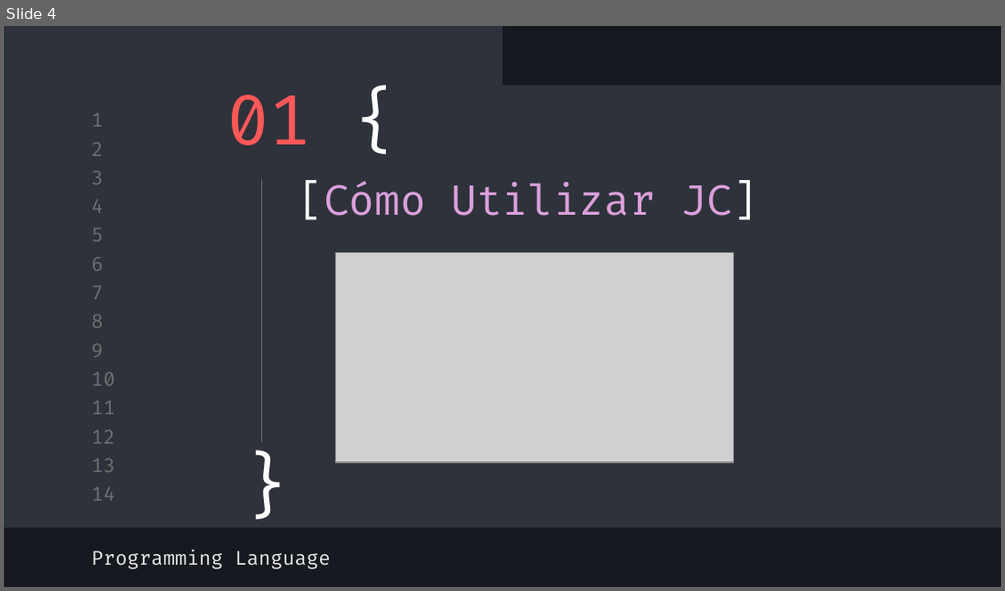
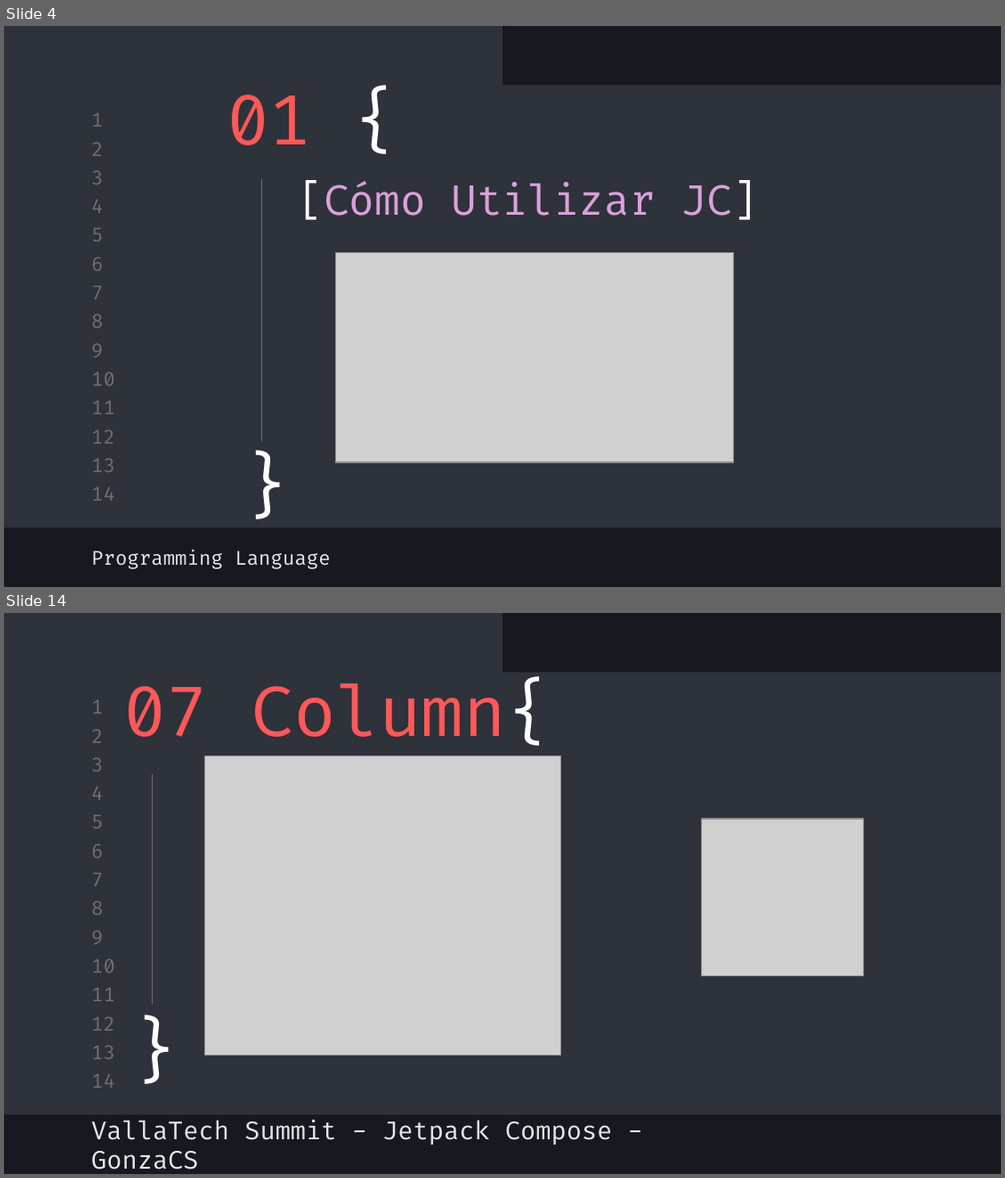
Before and after one commit to GonzaCS/vallaTechSummit-jetpack-compose, a slide deck: DevFest Jetpack Compose.pptx. Shown one above the other, each under a label of ours: slide 4 before the commit, slides 4 and 14 after it; the slides between them are not shown. The pictures are 1005x591 and 1005x1178 pixels, drawn with LibreOffice and Linux fonts; fonts in the diff are those of the drawing; grey boxes stand for pictures. Boxes give left, top, right and bottom in pixels: in the first picture for what was removed or moved away, otherwise in the second. Text is boxed around its words. In the diff, an @@ line names an element or a change of style, - is before the commit and + after.

```diff
--- a/DevFest Jetpack Compose.pptx
+++ b/DevFest Jetpack Compose.pptx
@@ slide 14 added at <box>4,613,1001,1174</box>, background #16191F; not listed: 16 template elements that a slide beside it also shows @@
@@ title added at <box>123,681,550,746</box>, 50 pt, text #FF5858 @@
+07 Column{
@@ picture added at <box>204,756,560,1055</box> @@
@@ line added from (153, 774) to (153, 1004), #707070 0.75 pt @@
@@ picture added at <box>701,819,863,976</box> @@
@@ text added at <box>125,1004,179,1089</box>, 50 pt, text #FFFFFF @@
+}
@@ subtitle added at <box>91,1119,613,1169</box>, 18 pt, text #E7E7E7 @@
+VallaTech Summit - Jetpack Compose - GonzaCS
```
Also in this commit, not shown: 12 slides changed, 8 other slides added, 9 slides removed.
